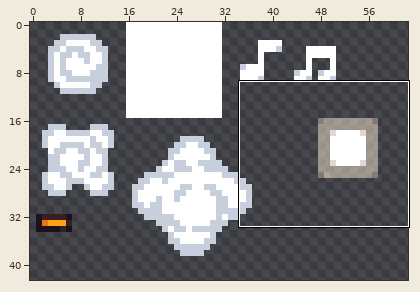
Two states of a pixel-art file, BurningKnight/Content/Animations/particles.ase. Above: a wide view before the commit, with the close-up outlined.
Close-up. Before:
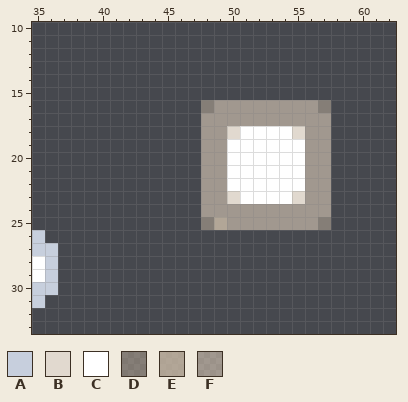
128x128 pixels, 1 frame. Shown: x 35..62, y 10..33. The wide view leaves out empty margins.
Palette (. is transparent): A #c7cfdd  B #e1d9cf  C #ffffff  D #c2b29f81  E #d5c4afc1  F #f9e6cf81
Pixels before, first column x 35:
16 .............DFFFFFFFFD
17 .............FFFFFFFFFF
18 .............FFBCCCCBFF
19 .............FFCCCCCCFF
20 .............FFCCCCCCFF
21 .............FFCCCCCCFF
22 .............FFCCCCCCFF
23 .............FFBCCCCBFF
24 .............FFFFFFFFFF
25 .............DEFFFFFFFD
26 A......................
27 AA.....................
28 CA.....................
29 CA.....................
30 AA.....................
31 A......................
After the commit:
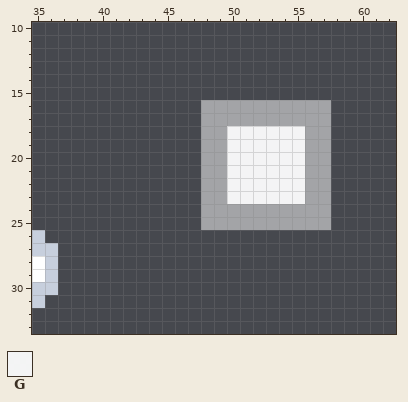
Colours new in this view: G #fffffff0
The exact change:
{"colour":"F","old":"#f9e6cf81","new":"#ffffff80"}
{"y":16,"x":48,"old":"D","new":"F"}
{"y":16,"x":57,"old":"D","new":"F"}
{"y":18,"x":50,"old":"BCCCCB","new":"GGGGGG"}
{"y":19,"x":50,"old":"CCCCCC","new":"GGGGGG"}
{"y":20,"x":50,"old":"CCCCCC","new":"GGGGGG"}
{"y":21,"x":50,"old":"CCCCCC","new":"GGGGGG"}
{"y":22,"x":50,"old":"CCCCCC","new":"GGGGGG"}
{"y":23,"x":50,"old":"BCCCCB","new":"GGGGGG"}
{"y":25,"x":48,"old":"DE","new":"FF"}
{"y":25,"x":57,"old":"D","new":"F"}
{"label":"changed","picture_box":[201,100,331,230]}
